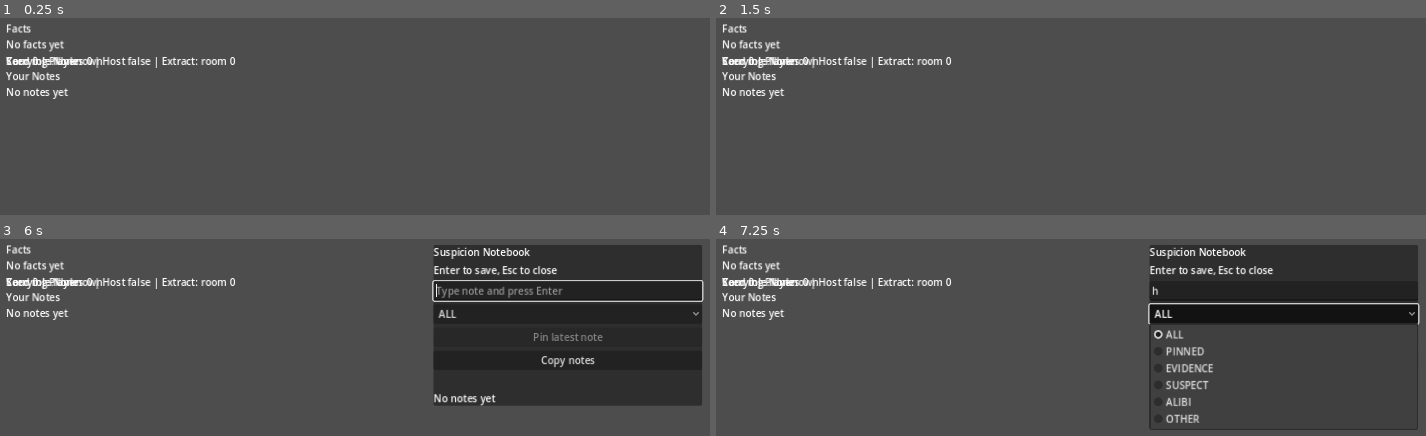
Above: before the commit, frames 1-4 (two rows, left to right).
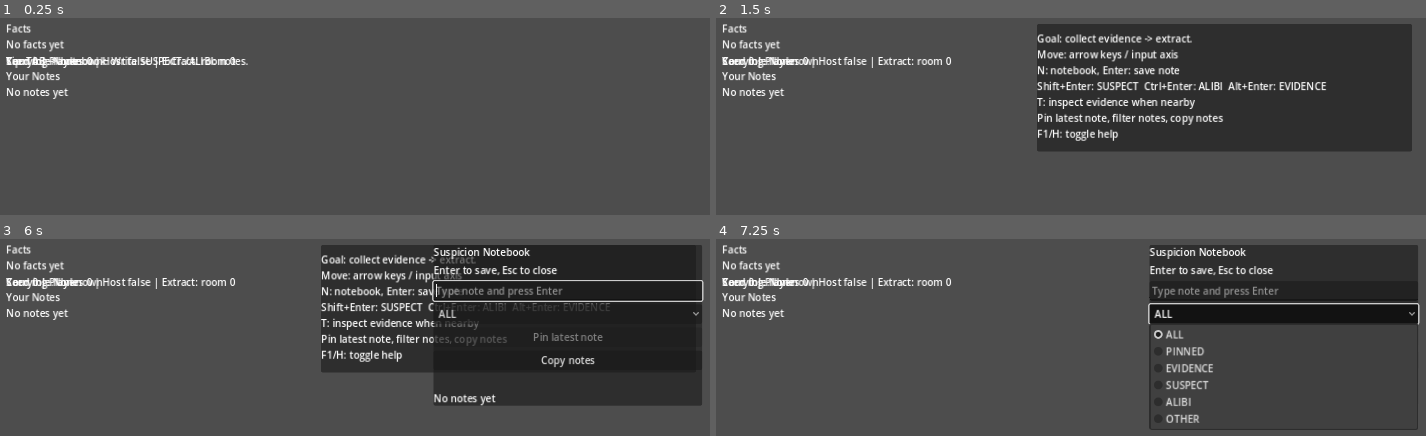
Above: after the commit, the same moments.

Repository: Jordans14/DeductionDelve
Game: Godot game, scene res://scenes/Game.tscn
The game is run twice, just before and just after one commit, with the same random seed, the same clock (stepped at 60 frames per second) and the same inputs. This scene is started directly instead of the project's main scene.
Inputs:
- Up to frame 1 (0.25 s): no input
- Up to frame 2 (1.5 s): tap Enter (ui_accept) at 0.5, 0.77, 1.25 s; hold Right (ui_right) from 0.53 s (still down); tap H at 0.6 s; tap Keypad Enter at 0.8, 1.35 s
- Up to frame 3 (6 s): tap Enter (ui_accept) at 1.52, 2, 2.75, 3.02, 3.5, 3.77, 4.25, 4.52 s; tap E at 1.55, 2.1, 4.55 s; release Right (ui_right) at 2.03 s; hold Left (ui_left) 2.03-2.78 s; tap F at 2.3, 2.85, 5.3 s; hold Right (ui_right) 2.78-4.28 s; tap H at 3.05, 3.6 s; tap Keypad Enter at 3.8, 4.35 s; hold Left (ui_left) 4.28-5.03 s; hold Right (ui_right) 5.03-5.78 s; tap Tab at 5.1 s; hold Left (ui_left) from 5.78 s (still down); tap N at 5.85 s
- Up to frame 4 (7.25 s): tap Enter (ui_accept) at 6.02 s; tap H at 6.05 s; release Left (ui_left) at 6.5 s; click "ALL" at 6.5 s

The runs differ from the first frame. In frame 1, 0.5% of the frame differs, in the area x 0-35%, y 19-26%; in frame 2, 32%, in the area x 45-99%, y 3-68%; in frame 3, 9.3%; in frame 4, 0.4%.

Commit message:
ui: help overlay + hints + notebook quick-tags

Diff:
--- a/godot/scenes/Game.tscn
+++ b/godot/scenes/Game.tscn
@@ -64,6 +64,26 @@
 offset_right = 640.0
 offset_bottom = 300.0
 text = "Timeline"
+autowrap_mode = 2
+
+[node name="HintLabel" type="Label" parent="CanvasLayer/HUD"]
+layout_mode = 2
+offset_top = 78.0
+offset_right = 620.0
+offset_bottom = 100.0
+text = ""
+autowrap_mode = 2
+
+[node name="HelpPanel" type="PanelContainer" parent="CanvasLayer"]
+visible = false
+offset_left = 520.0
+offset_top = 16.0
+offset_right = 1120.0
+offset_bottom = 220.0
+
+[node name="HelpLabel" type="Label" parent="CanvasLayer/HelpPanel"]
+layout_mode = 2
+text = ""
 autowrap_mode = 2
 
 [node name="NotebookPanel" type="PanelContainer" parent="CanvasLayer"]
--- a/godot/src/run/game_controller.gd
+++ b/godot/src/run/game_controller.gd
@@ -42,7 +42,10 @@
 @onready var carry_label: Label = get_node_or_null("CanvasLayer/HUD/Carry") as Label
 @onready var prompt_label: Label = get_node_or_null("CanvasLayer/HUD/Prompt") as Label
 @onready var timeline_label: Label = get_node_or_null("CanvasLayer/HUD/Timeline") as Label
+@onready var hint_label: Label = get_node_or_null("CanvasLayer/HUD/HintLabel") as Label
 @onready var room_builder: Node2D = get_node_or_null("Rooms") as Node2D
+@onready var help_panel: Control = get_node_or_null("CanvasLayer/HelpPanel") as Control
+@onready var help_label: Label = get_node_or_null("CanvasLayer/HelpPanel/HelpLabel") as Label
 @onready var notebook_panel: Control = get_node_or_null("CanvasLayer/NotebookPanel") as Control
 @onready var notebook_hint_label: Label = get_node_or_null("CanvasLayer/NotebookPanel/VBox/Hint") as Label
 @onready var notebook_input: LineEdit = get_node_or_null("CanvasLayer/NotebookPanel/VBox/Input") as LineEdit
@@ -75,6 +78,7 @@
 var end_timeline_limit: int = 8
 var end_payload: Dictionary = {}
 var notebook_open: bool = false
+var help_open: bool = false
 var notebook_last_autonote_tick_by_key: Dictionary = {}
 var notebook_filter_mode: String = NOTEBOOK_FILTER_ALL
 var notebook_toast_expires_tick: int = -1
@@ -130,6 +134,10 @@
 		notebook_hint_label.text = "Enter to save, Esc to close"
 	if notebook_toast_label:
 		notebook_toast_label.text = ""
+	if help_panel:
+		help_panel.visible = false
+	if help_label:
+		help_label.text = _build_help_overlay_text()
 	print("run_started_transition")
 	print("GAME_READY pid=%d" % OS.get_process_id())
 
@@ -153,6 +161,7 @@
 		notebook_toast_expires_tick = -1
 		if notebook_toast_label:
 			notebook_toast_label.text = ""
+	_update_hint_label(local_id)
 	if run_ended and _pressed_once(KEY_TAB):
 		end_timeline_limit = 20 if end_timeline_limit == 8 else 8
 		_refresh_end_timeline()
@@ -166,11 +175,31 @@
 			_toggle_notebook(not notebook_open)
 			get_viewport().set_input_as_handled()
 			return
+		if key_event.keycode == KEY_F1 or key_event.keycode == KEY_H:
+			_toggle_help_overlay(not help_open)
+			get_viewport().set_input_as_handled()
+			return
 		if notebook_open and key_event.keycode == KEY_ESCAPE:
 			_toggle_notebook(false)
 			get_viewport().set_input_as_handled()
 			return
-		if notebook_open and key_event.keycode == KEY_ENTER:
+		if notebook_open and (key_event.keycode == KEY_ENTER or key_event.keycode == KEY_KP_ENTER):
+			if notebook_input and notebook_input.has_focus():
+				if key_event.shift_pressed:
+					notebook_input.text = _apply_quick_tag_shortcuts(notebook_input.text, NOTEBOOK_FILTER_SUSPECT)
+					notebook_input.caret_column = notebook_input.text.length()
+					get_viewport().set_input_as_handled()
+					return
+				if key_event.ctrl_pressed:
+					notebook_input.text = _apply_quick_tag_shortcuts(notebook_input.text, NOTEBOOK_FILTER_ALIBI)
+					notebook_input.caret_column = notebook_input.text.length()
+					get_viewport().set_input_as_handled()
+					return
+				if key_event.alt_pressed:
+					notebook_input.text = _apply_quick_tag_shortcuts(notebook_input.text, NOTEBOOK_FILTER_EVIDENCE)
+					notebook_input.caret_column = notebook_input.text.length()
+					get_viewport().set_input_as_handled()
+					return
 			_submit_notebook_note()
 			get_viewport().set_input_as_handled()
 
@@ -929,7 +958,11 @@
 			int(row.get("stolen", 0)),
 			int(row.get("carrying_end", 0))
 		])
-	end_summary_label.text = "Evidence Summary\n%s" % _join_or_placeholder(lines, "No summary")
+	var local_id := _local_peer_id()
+	var stats_lines := _build_run_stats_lines(_build_run_stats(EventLog, local_id))
+	var action_lines := _build_action_summary_lines(EventLog, local_id, 8)
+	var sections: Array[String] = ["Evidence Summary", _join_or_placeholder(lines, "No summary"), "", "Stats", _join_or_placeholder(stats_lines, "No stats"), "", "Action Summary", _join_or_placeholder(action_lines, "No actions")]
+	end_summary_label.text = "\n".join(sections)
 
 func _refresh_end_timeline() -> void:
 	if end_timeline_label == null:
@@ -1304,6 +1337,32 @@
 		return
 	DisplayServer.clipboard_set(payload)
 	_private_toast("Notes copied")
+
+func _toggle_help_overlay(force_open: Variant = null) -> void:
+	help_open = not help_open if force_open == null else bool(force_open)
+	if help_panel:
+		help_panel.visible = help_open
+	if help_open and notebook_open:
+		_toggle_notebook(false)
+
+func _build_help_overlay_text() -> String:
+	return "\n".join([
+		"Goal: collect evidence -> extract.",
+		"Move: arrow keys / input axis",
+		"N: notebook, Enter: save note",
+		"Shift+Enter: SUSPECT  Ctrl+Enter: ALIBI  Alt+Enter: EVIDENCE",
+		"T: inspect evidence when nearby",
+		"Pin latest note, filter notes, copy notes",
+		"F1/H: toggle help"
+	])
+
+func _update_hint_label(local_id: int) -> void:
+	if hint_label == null:
+		return
+	if help_open or notebook_open or run_ended:
+		hint_label.text = ""
+		return
+	hint_label.text = _update_next_step_hint_state(EventLog, local_id, tick_counter)
 
 func _build_action_summary_lines(event_log: Node, local_peer_id: int, limit: int) -> Array[String]:
 	var lines: Array[String] = []
--- a/godot/src/tests/test_runner.gd
+++ b/godot/src/tests/test_runner.gd
@@ -30,6 +30,7 @@
 	_test_inspection_autonote_private_and_throttled(failures)
 	_test_notebook_pin_private_and_export_ordering(failures)
 	_test_notebook_filters_copy_and_sections(failures)
+	_test_run_report_stats_action_summary_and_hint_logic(failures)
 
 	if failures.is_empty():
 		print("[PASS] Milestone tests passed.")
@@ -480,3 +481,96 @@
 		failures.append("notebook copy payload should include the pinned evidence note")
 	controller.free()
 	event_log.free()
+
+func _test_run_report_stats_action_summary_and_hint_logic(failures: Array[String]) -> void:
+	var controller_script = load("res://src/run/game_controller.gd")
+	if controller_script == null:
+		failures.append("game_controller script should load for report summary/hint test")
+		return
+	var controller = controller_script.new()
+	var empty_log = EVENT_LOG_SCRIPT.new()
+	var no_notes_hint: String = controller.compute_next_step_hint_for_test_with_state(empty_log, 2, false, 7)
+	if no_notes_hint.find("notebook") == -1:
+		failures.append("next-step hint should recommend the notebook when the player has no notes")
+	var event_log = EVENT_LOG_SCRIPT.new()
+	event_log.add_event(controller._build_notebook_note_event("SUSPECT: player lingered in room 3 for too long", 2, 10, 1, 3))
+	event_log.add_event({
+		"event_id": 2,
+		"tick": 11,
+		"room_slot": 3,
+		"actor_peer_id": 2,
+		"event_type": "notebook_note_pin_toggled",
+		"visibility": "private",
+		"target_peer_id": 2,
+		"meta": {"note_event_id": 1, "pinned": true}
+	})
+	var inspect_hint: String = controller.compute_next_step_hint_for_test_with_state(event_log, 2, false, 7)
+	if inspect_hint.find("inspect") == -1:
+		failures.append("next-step hint should recommend inspection once the player has notes but no inspections")
+	event_log.add_event({
+		"event_id": 3,
+		"tick": 20,
+		"room_slot": 3,
+		"actor_peer_id": 2,
+		"event_type": "warden_check_result",
+		"visibility": "private",
+		"target_peer_id": 2,
+		"meta": {"artifact_id": 4, "score": 73}
+	})
+	event_log.add_event({
+		"event_id": 4,
+		"tick": 30,
+		"room_slot": 7,
+		"actor_peer_id": -1,
+		"event_type": "extraction_window_started",
+		"visibility": "public",
+		"meta": {"duration_ticks": 180}
+	})
+	event_log.add_event({
+		"event_id": 5,
+		"tick": 40,
+		"room_slot": 7,
+		"actor_peer_id": 2,
+		"event_type": "extraction_completed",
+		"visibility": "public",
+		"meta": {"artifact_id": 4}
+	})
+	event_log.add_event({
+		"event_id": 6,
+		"tick": 41,
+		"room_slot": -1,
+		"actor_peer_id": -1,
+		"event_type": "run_ended",
+		"visibility": "public",
+		"meta": {}
+	})
+	for public_event in event_log.get_recent_public(16):
+		var event_type := str(Dictionary(public_event).get("event_type", ""))
+		if event_type in ["notebook_note_added", "notebook_note_pin_toggled", "warden_check_result"]:
+			failures.append("private notebook/inspection events should never leak into the public event feed")
+			break
+	var action_lines: Array[String] = controller.build_action_summary_lines_for_test(event_log, 2, 8)
+	var action_text := "\n".join(action_lines)
+	if action_text.find("Inspected E4") == -1:
+		failures.append("action summary should include inspected artifact lines")
+	if action_text.find("Note: SUSPECT:") == -1:
+		failures.append("action summary should include notebook note lines with tags")
+	if action_text.find("Extraction completed") == -1:
+		failures.append("action summary should include extraction completion lines")
+	var stats_lines: Array[String] = controller.build_run_stats_lines_for_test(event_log, 2)
+	var stats_text := "\n".join(stats_lines)
+	if stats_text.find("Notes: 1 (Pinned: 1)") == -1:
+		failures.append("run stats should include note and pinned counts")
+	if stats_text.find("Inspections: 1 (E:1)") == -1:
+		failures.append("run stats should include inspection counts and distinct artifact count")
+	if stats_text.find("Extraction: Completed") == -1:
+		failures.append("run stats should include extraction completion state")
+	var carrying_hint: String = controller.compute_next_step_hint_for_test_with_state(event_log, 2, true, 7)
+	if carrying_hint.find("Extraction room 7") == -1:
+		failures.append("next-step hint should point carrying players to the extraction room")
+	var quick_tag: String = controller.apply_quick_tag_shortcuts_for_test("lingered near exit", "SUSPECT")
+	if quick_tag != "SUSPECT: lingered near exit":
+		failures.append("quick-tag helper should prefix suspect notes deterministically")
+	controller.free()
+	empty_log.free()
+	event_log.free()
